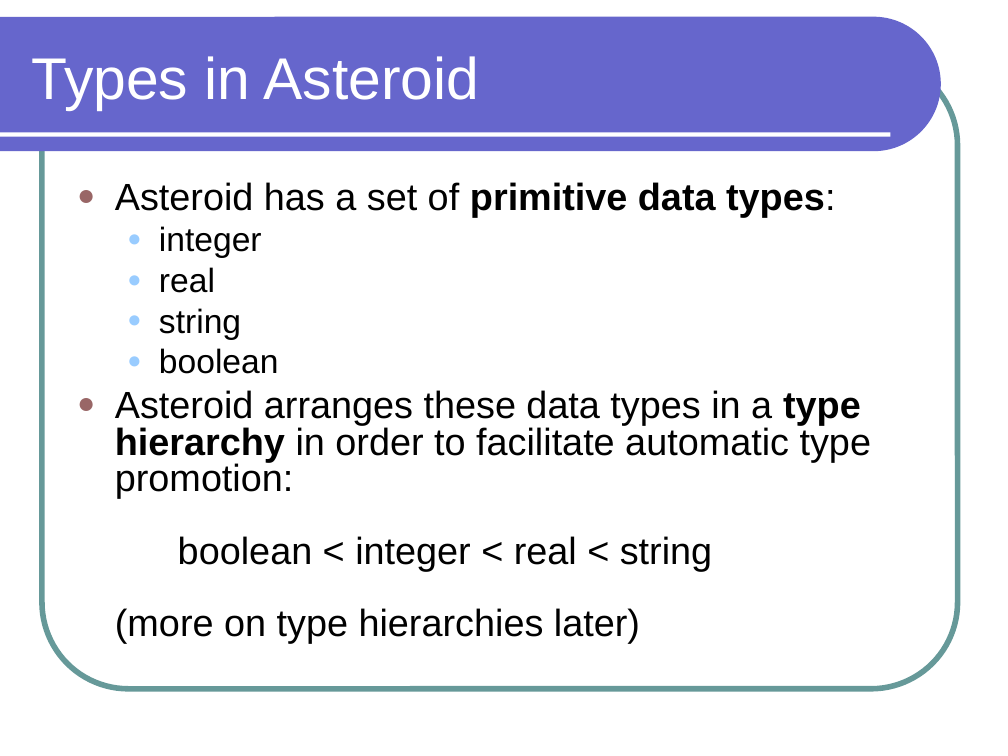
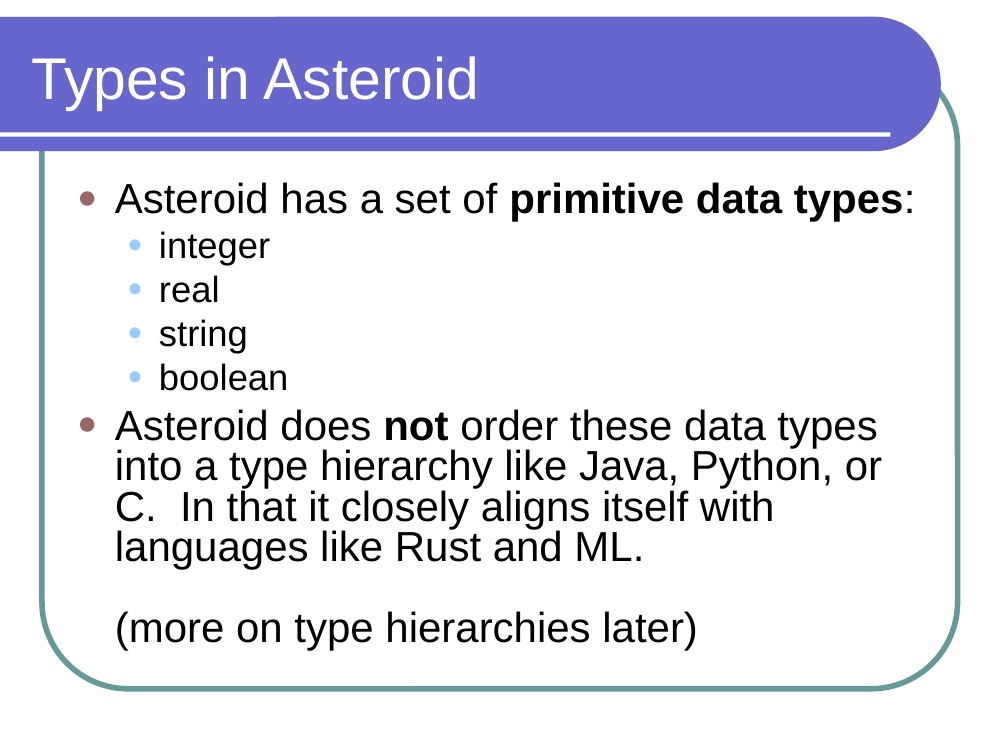
Before and after one commit to lutzhamel/CSC301, a slide deck: slide 11 of notes/csc301-ln002.ppt. Drawn at 1008x756 pixels with LibreOffice and Linux fonts; fonts in the diff are those of the drawing. Boxes give left, top, right and bottom in pixels: in the first picture for what was removed or moved away, otherwise in the second. Text is boxed around its words. In the diff, an @@ line names an element or a change of style, - is before the commit and + after.

Commit message:
edits for Asteroid 2.0

```diff
--- a/notes/csc301-ln002.ppt
+++ b/notes/csc301-ln002.ppt
@@ text at [115,182,916,391]: size 27 to 30 pt in "Asteroid has a set of primitive data ..."; size 24 to 26 pt in "integer", "real", "string", "boolean" @@
@@ text at [115,409,882,650]: text changed; size 27 to 30 pt @@
-● Asteroid arranges these data types in a type hierarchy in order to facilitate automatic type promotion:
-  boolean < integer < real < string
-  (more on type hierarchies later)
+● Asteroid does not order these data types into a type hierarchy like Java, Python, or C. In that it closely aligns itself with languages like Rust and ML.
+  (more on type hierarchies later)
```
Also in this commit, not shown: 10 other slides changed, 1 slide added, 1 slide removed, 10 other files.
